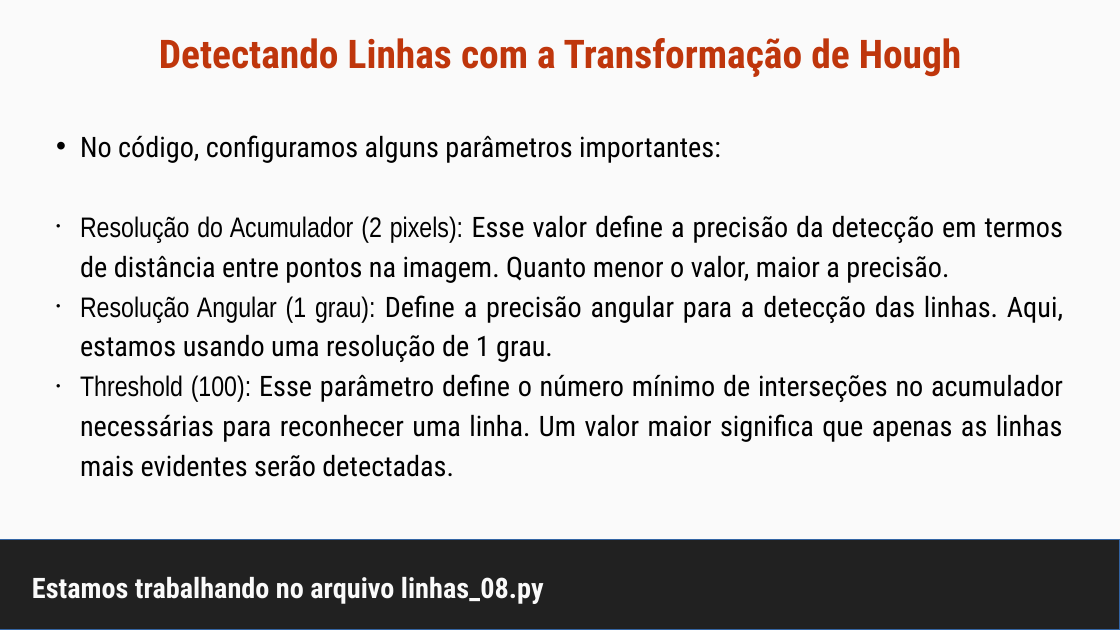
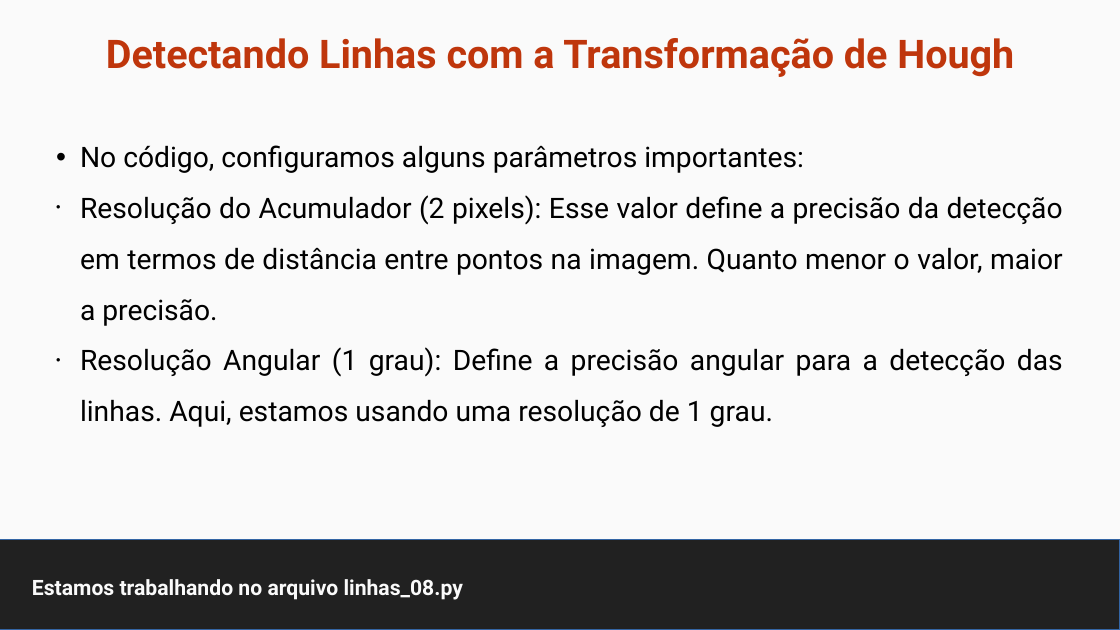
Before and after one commit to maurizioprizzi/finding_lanes, a slide deck: slide 31 of computer_vision_encounter_01.odp (slide 25 before the commit). Drawn at 1120x630 pixels with LibreOffice and Linux fonts; fonts in the diff are those of the drawing. Boxes give left, top, right and bottom in pixels: in the first picture for what was removed or moved away, otherwise in the second. Text is boxed around its words. In the diff, an @@ line names an element or a change of style, - is before the commit and + after.

```diff
--- a/computer_vision_encounter_01.odp
+++ b/computer_vision_encounter_01.odp
@@ title "Detectando Linhas com a Transformação ..." at <box>106,38,1014,77</box>: font Roboto Condensed to Roboto @@
@@ text "No código, configuramos alguns parâmetros ..." at <box>80,145,1063,427</box>: font Roboto Condensed to Roboto in "No código, configuramos alguns parâmetros importantes:", "Esse valor define a precisão da detecção ...", "Define a precisão angular para a detecção ..."; font Arial Narrow to Roboto in "Resolução do Acumulador (2 pixels):", "Resolução Angular (1 grau):"; line spacing 28.4pt to 1.5 @@
@@ text at <box>80,374,1063,477</box>: paragraph removed @@
-• Threshold (100): Esse parâmetro define o número mínimo de interseções no acumulador necessárias para reconhecer uma linha. Um valor maior significa que apenas as linhas mais evidentes serão detectadas.
@@ title "Estamos trabalhando no arquivo linhas_08.py" at <box>32,579,463,600</box>: size 20 to 15 pt, font Roboto Condensed to Roboto @@
```
Also in this commit, not shown: 31 other slides changed, 10 slides added, 11 other files.
